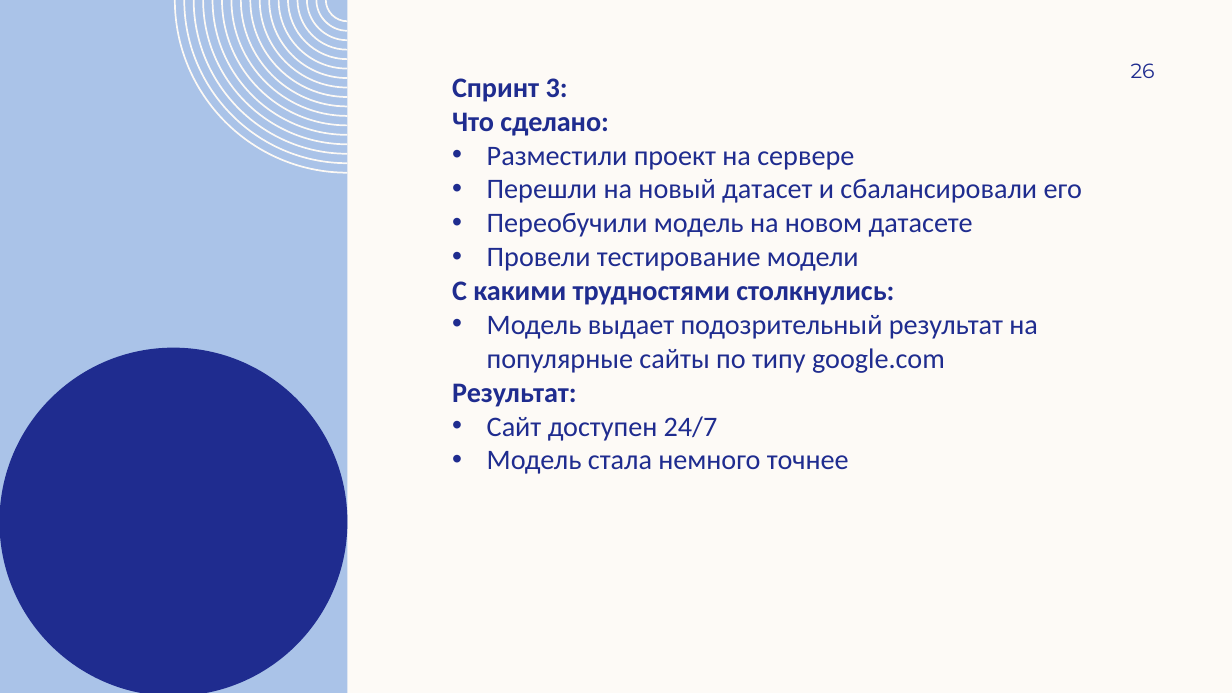
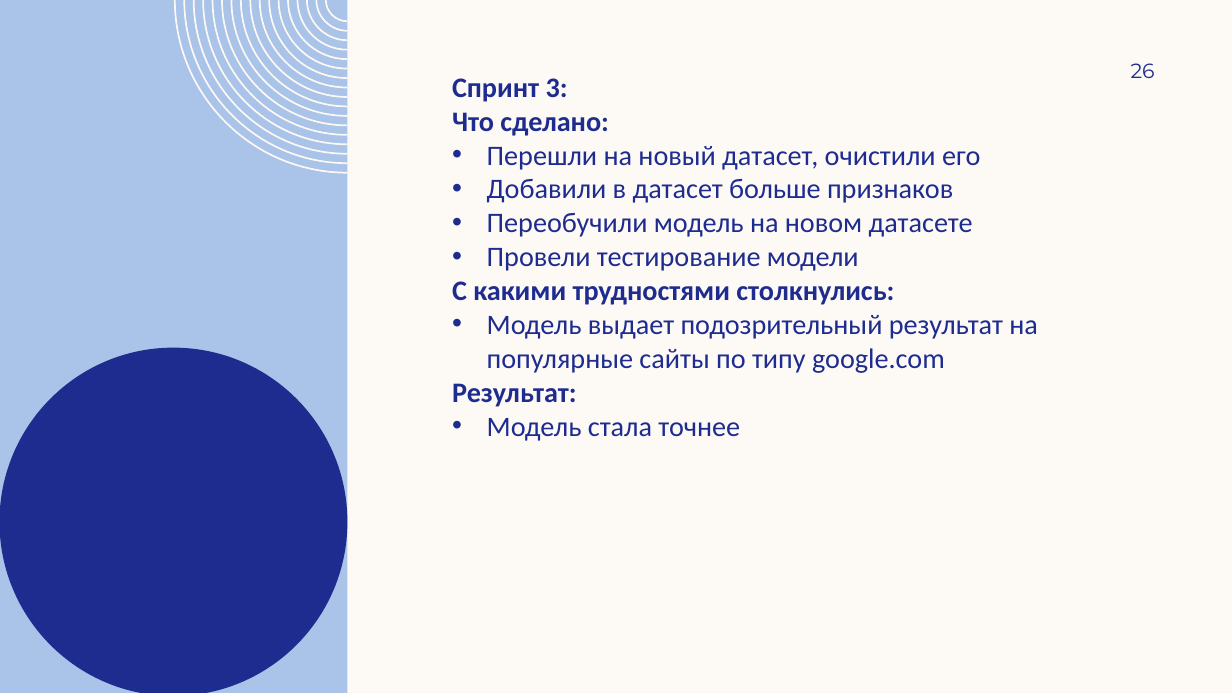
Before and after one commit to andreyilych/cs2valvesoftware, a slide deck: slide 26 of анализатор подозрительности доменных имен (DNS).pptx. Drawn at 1232x693 pixels with LibreOffice and Linux fonts; fonts in the diff are those of the drawing; background and template pictures are left out. Boxes give left, top, right and bottom in pixels: in the first picture for what was removed or moved away, otherwise in the second. Text is boxed around its words. In the diff, an @@ line names an element or a change of style, - is before the commit and + after.

```diff
--- a/анализатор подозрительности доменных имен (DNS).pptx
+++ b/анализатор подозрительности доменных имен (DNS).pptx
@@ text at (487, 146, 980, 203): text changed @@
-• Разместили проект на сервере
-• Перешли на новый датасет и сбалансировали его
+• Перешли на новый датасет, очистили его
+• Добавили в датасет больше признаков
@@ text at (487, 418, 740, 441): text changed @@
-• Сайт доступен 24/7
-• Модель стала немного точнее
+• Модель стала точнее
```
Also in this commit, not shown: 4 other slides changed.
